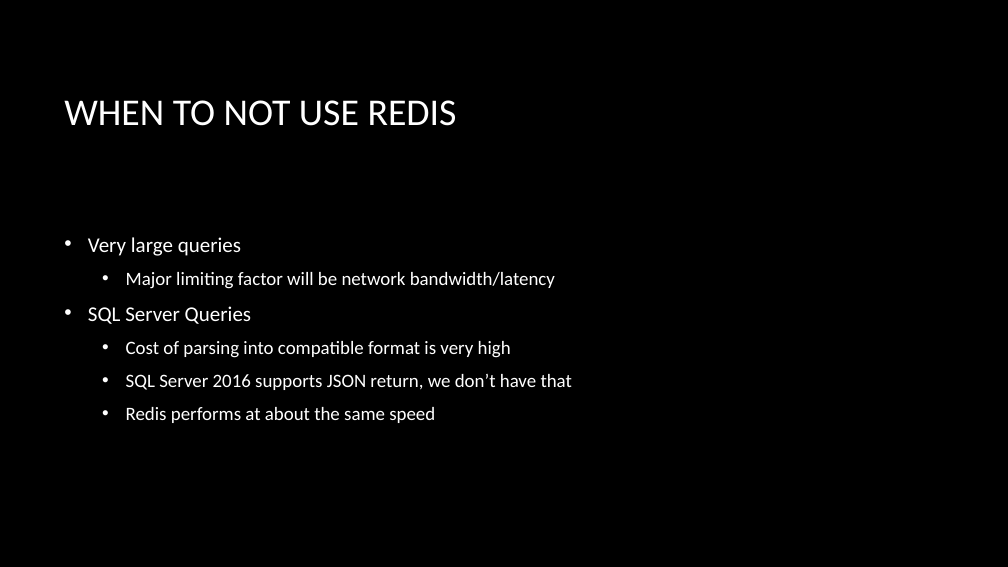
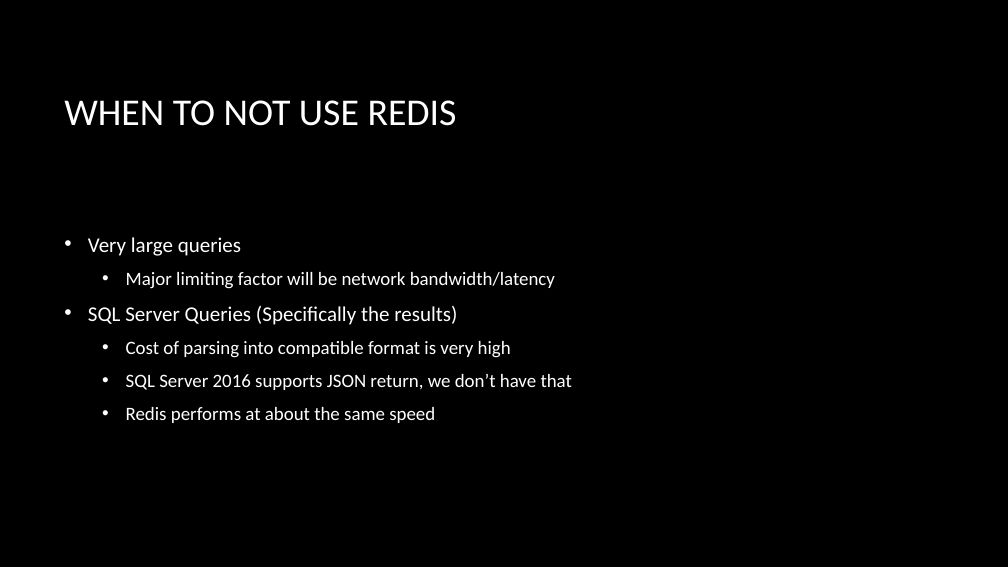
Before and after one commit to zoldham/Redis-Intro, a slide deck: slide 6 of Presenters/Presentation.pptx. Drawn at 1008x567 pixels with LibreOffice and Linux fonts; fonts in the diff are those of the drawing; background and template pictures are left out. Boxes give left, top, right and bottom in pixels: in the first picture for what was removed or moved away, otherwise in the second. Text is boxed around its words. In the diff, an @@ line names an element or a change of style, - is before the commit and + after.

```diff
--- a/Presenters/Presentation.pptx
+++ b/Presenters/Presentation.pptx
@@ text at box(88, 306, 457, 325): text changed @@
-• SQL Server Queries
+• SQL Server Queries (Specifically the results)
```
Also in this commit, not shown: 3 other slides changed, 2 other files.
